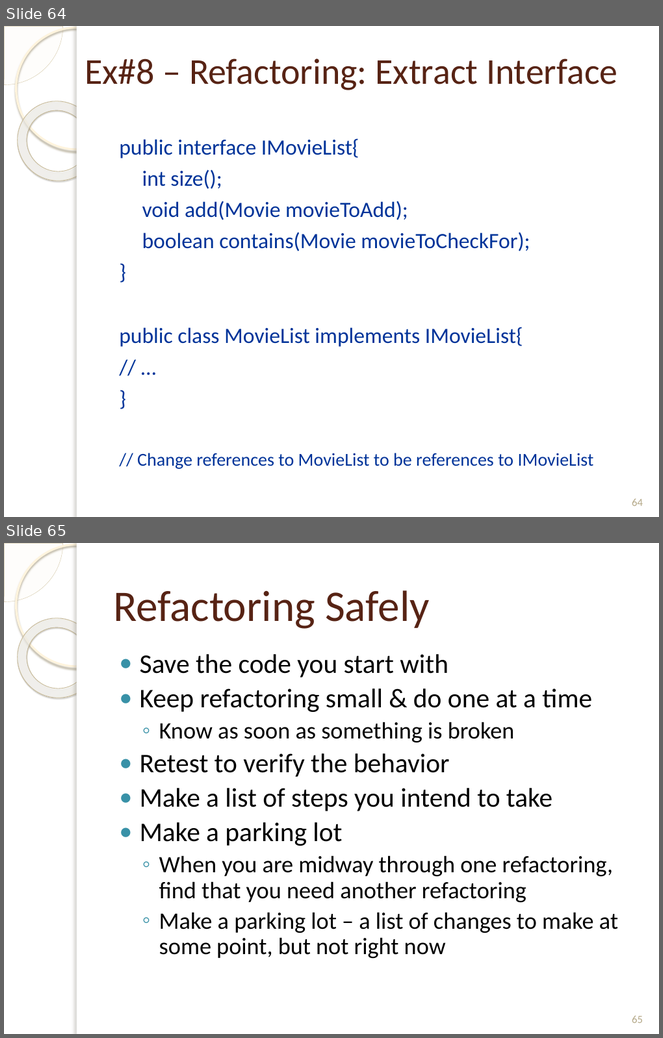
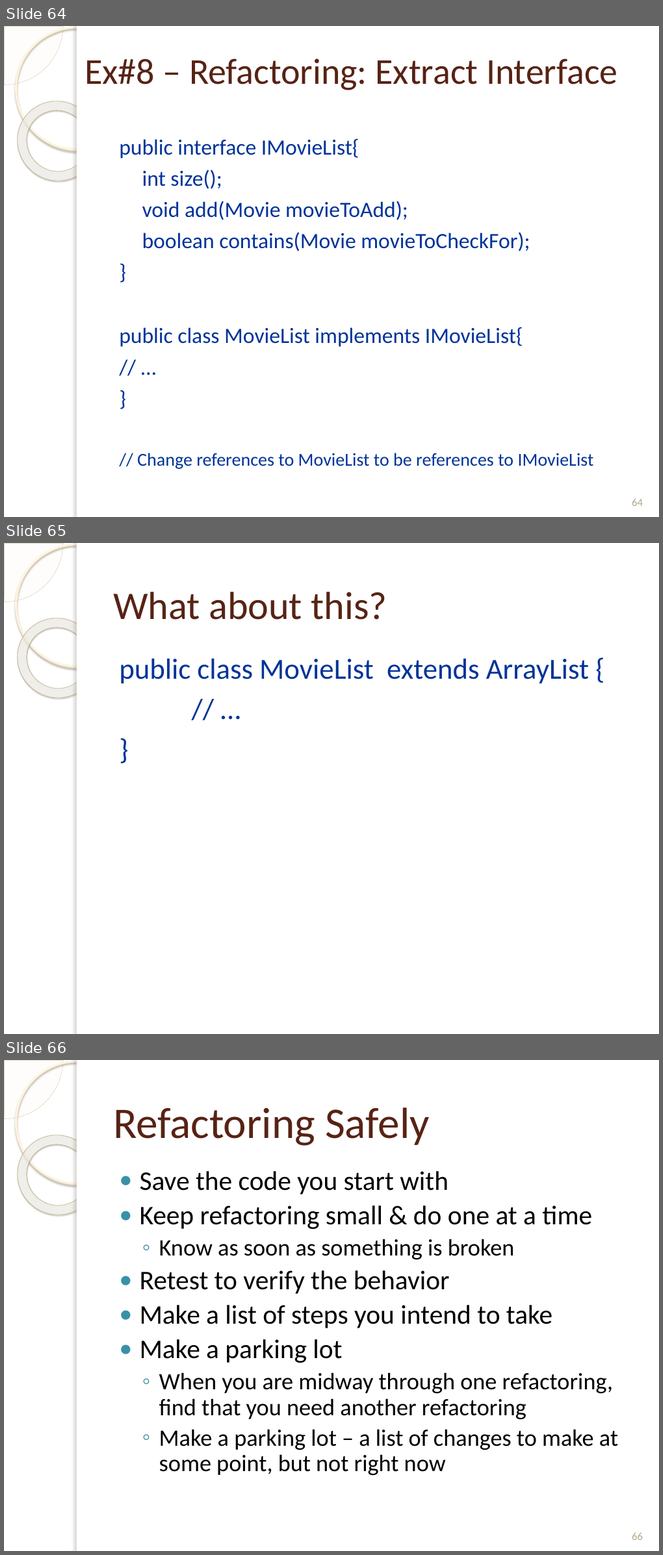
Before and after one commit to f1lm/MS-2014-Boise-State-University, a slide deck: Software Engineering/Class Lecture Powerpoints/Ch2-AgileDevelopment.pptx. Shown one above the other, each under a label of ours: slides 64 and 65 before the commit, slides 64, 65 and 66 after it. The pictures are 663x1038 and 663x1555 pixels, drawn with LibreOffice and Linux fonts; fonts in the diff are those of the drawing; background and template pictures are left out. Boxes give left, top, right and bottom in pixels: in the first picture for what was removed or moved away, otherwise in the second. Text is boxed around its words. In the diff, an @@ line names an element or a change of style, - is before the commit and + after.

```diff
--- a/Software Engineering/Class Lecture Powerpoints/Ch2-AgileDevelopment.pptx
+++ b/Software Engineering/Class Lecture Powerpoints/Ch2-AgileDevelopment.pptx
@@ slide 65 added at (4,543,659,1034), background picture (left out); not listed: 5 template elements that a slide beside it also shows @@
@@ title added at (113,592,388,620), 43 pt, text #572314 @@
+What about this?
@@ text added at (119,659,589,684), 32 pt, text #003399 @@
+public class MovieList extends ArrayList {
+// …
+}
@@ what was slide 65 is now slide 66 @@
@@ page number at (632,1533,643,1540): text changed @@
-65
+66
```
Also in this commit, not shown: 1 slide changed, 1 other slide added, 1 other file.
